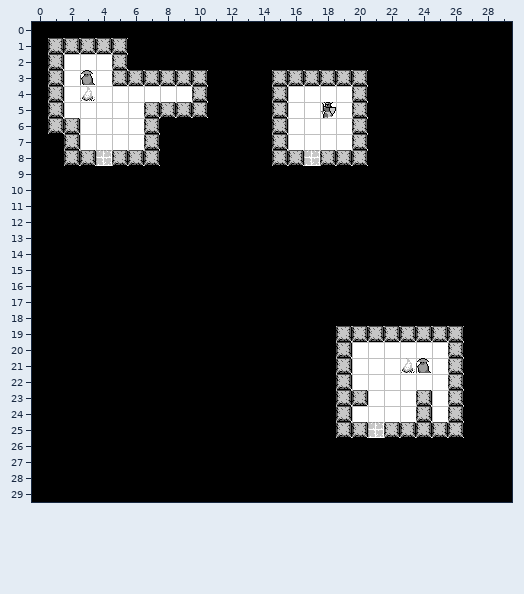
Two versions of a level (Tiled map, assets/oubliette.tmx). Above, as it was before the edit.
Cells are 16x16 px. Shown: x 0..29, y 0..29.
Now the later version:
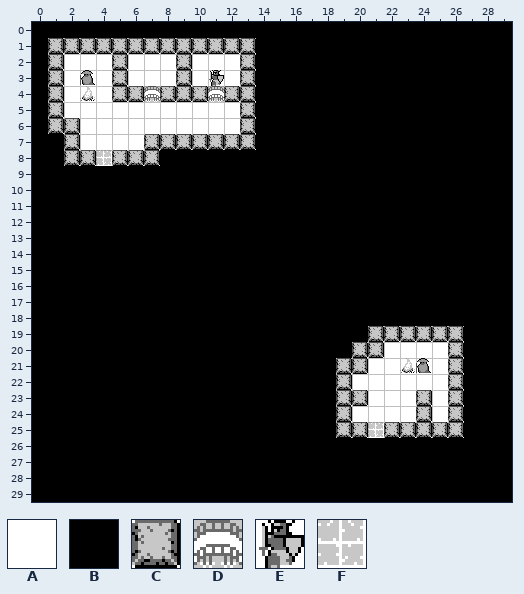
Key: from "valley-graphics-16x16-dungeon": A 0, B 2, C 3, D 5, E 9, F 11.
_ is an empty cell.
Tiles replaced or removed in this view: A, B, C, E, F.
From old to new:
Changed rows in their new state; . is an unchanged cell.
Layer "Tile Layer 1":
first column x 5:
 1 .CCCCCCCC.......
 2 .AAACAAAC.......
 3 .AAA.AEAC.BBBBBB
 4 CCDCC.DCC.BBBBBB
 5 ..AAAAAAC.BBBBBB
 6 ..AAAAAAC.BBBBBB
 7 ...CCCCCC.BBBBBB
 8 ..........BBBBBB
first column x 19:
19 BB.
20 BCC
21 .C.
Boxes around the changes in both pictures, in picture pixels (x1, y1, x2, y2):
changed: (112, 38, 256, 150)
changed: (272, 70, 368, 166)
changed: (336, 326, 384, 374)
